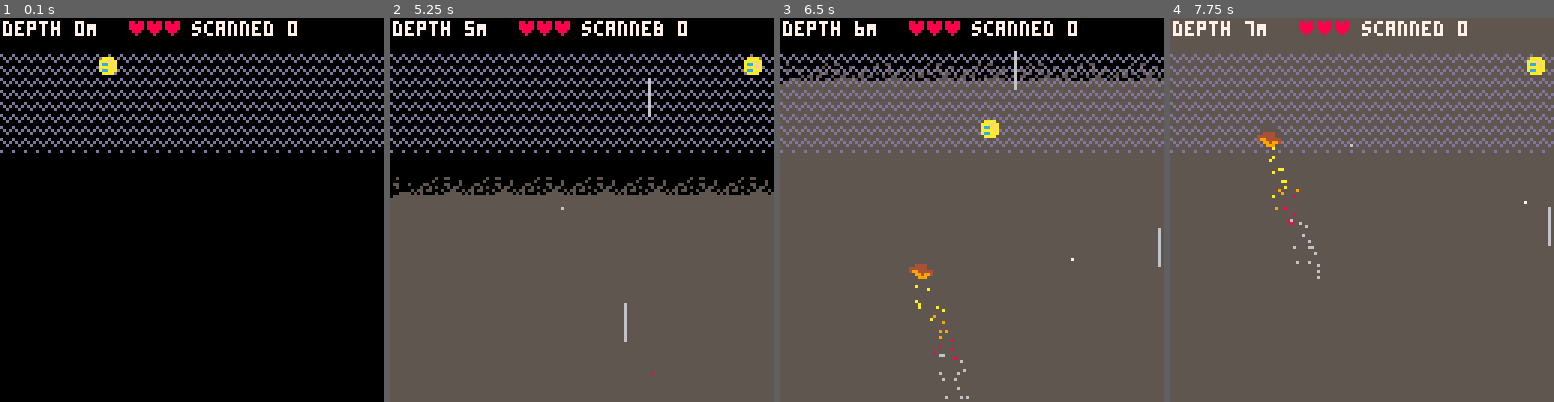
Above: before the commit, frames 1-4 (left to right).
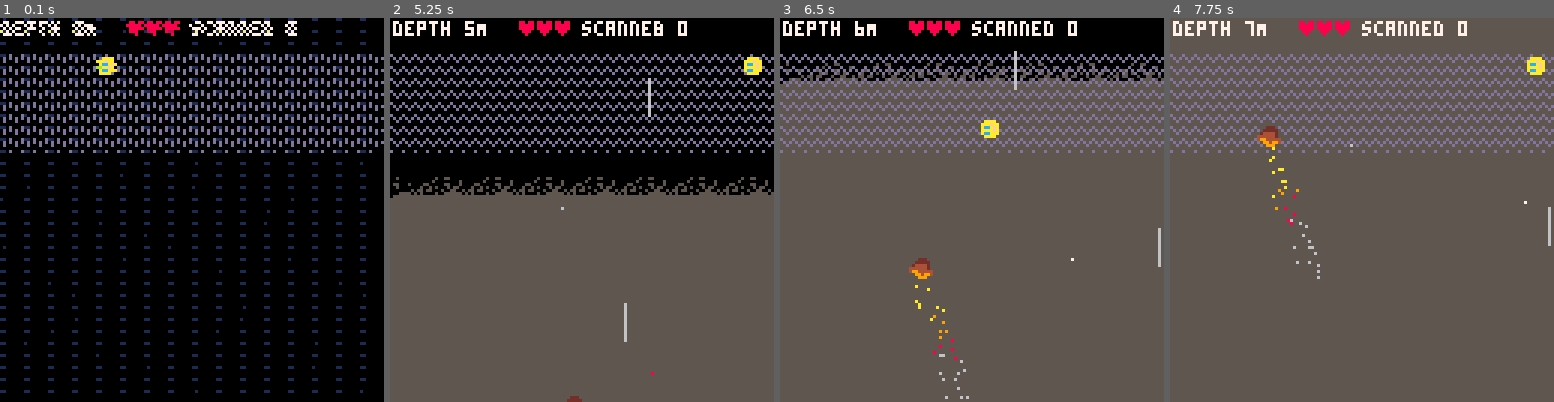
Above: after the commit, the same moments.

Repository: broquaint/pico8-carts
Game: PICO-8 cartridge tephratoil.p8
Two runs of this game, one before a commit and one after it. Both use one fixed random seed, a clock stepped at 60 frames per second and the inputs below.
Inputs:
- Up to frame 1 (0.1 s): no input
- Up to frame 2 (5.25 s): tap X (X key) at 0.33, 1.07, 1.85, 2.97, 4.08, 5.2 s; tap O (Z key) at 0.7, 1.7, 2.1, 2.5, 2.9, 3.3, 3.7, 4.1, 4.5, 4.9 s; hold Right 1.6-2.1 s; hold Up 2.15-2.42 s; hold Right 2.47-3.03 s; hold Left 3.08-3.58 s; hold Down 3.63-3.97 s; hold Right 4.02-4.68 s; hold Up 4.73-5.03 s; hold Left from 5.08 s (still down)
- Up to frame 3 (6.5 s): tap O (Z key) at 5.3, 5.7, 6.1 s; release Left at 5.68 s; hold Down 5.73-6.03 s; hold Right from 6.08 s (still down); tap X (X key) at 6.32 s
- Up to frame 4 (7.75 s): tap O (Z key) every 0.4 s from 6.5 to 7.7 s; release Right at 6.58 s; hold Right 6.63-7.13 s; hold Up 7.18-7.45 s; tap X (X key) at 7.43 s; hold Right from 7.5 s (still down)

The runs differ from the first frame. In frame 1, 12% of the frame differs, in the area x 0-100%, y 0-98%; in frame 2, less than 0.1%; in frame 3, less than 0.1%; in frame 4, less than 0.1%.

Commit message:
Give rocks more colour
And restore previously lost "slate" on rocks.

Diff:
--- a/tephratoil.p8
+++ b/tephratoil.p8
@@ -797,10 +797,12 @@
 
    local scan_pct = 0
    local closest = nil
+   pal(wine, leather, 1)
    for obstacle in all(obstacles) do
       if obstacle.type == 'lump' then
          local os = obstacle.sprite
          sspr(os.sx, os.sy, os.sw, os.sh, obstacle.x, obstacle.y)
+         --pal(wine, wine)
       else
          spr(obstacle.sprite, obstacle.x, obstacle.y)
          -- rect(obstacle.x + 1, obstacle.y + 1, obstacle.x + 6, obstacle.y + 6, lime)
@@ -867,13 +869,13 @@
 007007000accaaa001dd1f1000000000000000000000000000000000000000000000000000000000000000000000000000000000000000000888888008888880
 0000000000aaaa000011110000000000000000000000000000000000000000000000000000000000000000000000000000000000000000008899998888999988
 0000000000000000000000000000000000000000000000000000000000000000000000000000000000000000000000000000000000000000899aa998899aa998
-00000000005550000555000000000000000000000000000000000000000aa00000000044440000000000044444440000000000000000000099aaaa9999aaaa99
-000555000554550044455550000000000000000000aa0000000aaa00000aaa000044444444440000000444444444400000044444444440009aa99aa99aa99aa9
-00555550044445504444445500000000000000000aa8aa0000aaeaa000aa8a000444444444444000004444444444400000444444444444009a9999aaaa9999a9
-05444450044444404444444400000000000000000a9e9a0000ae89a00a9ee9004444444444444400004444999994440004444499994444409993399aa9933999
-444444500444444044444444000000000000000000787a0000aa79a000a87a004444999999944440044449988899440004449999999444449933339999333399
-4994444409444440994444440000000000000000007ea0000009aa0000aaa00044999988999444400444498aaa89444044499988889944449339933993399339
-0099499409944490099949900000000000000000000000000000a0000000000044998888899944440444998a7a8944404449988a788994449399993333999939
+00000000002220000222000000000000000000000000000000000000000aa00000000022220000000000022222220000000000000000000099aaaa9999aaaa99
+000222000224220044422220000000000000000000aa0000000aaa00000aaa000022222442220000000222244422200000022222222220009aa99aa99aa99aa9
+00222220044442204444442200000000000000000aa8aa0000aaeaa000aa8a000222244444422000002244444442200000222444444222009a9999aaaa9999a9
+02444420044444404444444400000000000000000a9e9a0000ae89a00a9ee9002244444444442200002444999994220002244499994442209993399aa9933999
+444444200444444044444444000000000000000000787a0000aa79a000a87a002444999999942220022449988899420002449999999444229933339999333399
+4994444409444440994444440000000000000000007ea0000009aa0000aaa00044999988999442200444498aaa89422022499988889944449339933993399339
+0099499409944490099949900000000000000000000000000000a0000000000044998888899944220444998a7a8944404449988a788994449399993333999939
 0009990000999990000999000000000000000000000000000000000000000000499988aaa8994444044499887a89444044499888a8899444999aa993399aa999
 0000000000000000000000000000000000000000000000000000000000000000499988a7a89944d0044499888889444044449998889944dd99aaaa9999aaaa99
 0500000000000050050000000000000000000000000000000000000000000000449998aa88994dd004449988889444400dd4449999444ddd9aa99aa99aa99aa9
